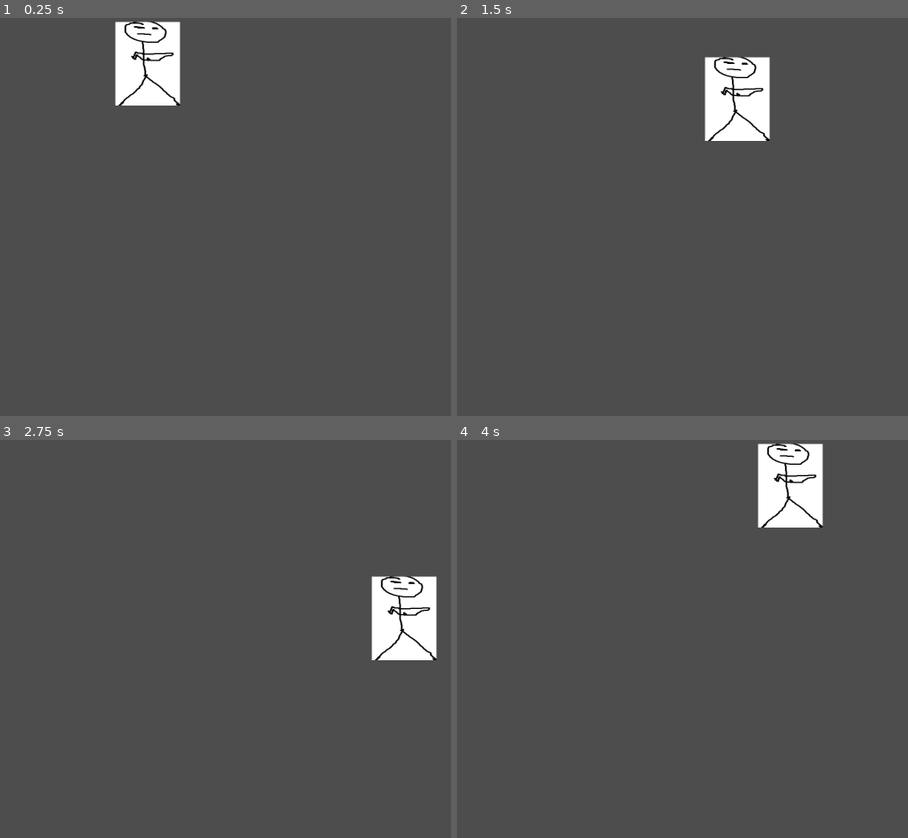
Above: before the commit, frames 1-4 (two rows, left to right).
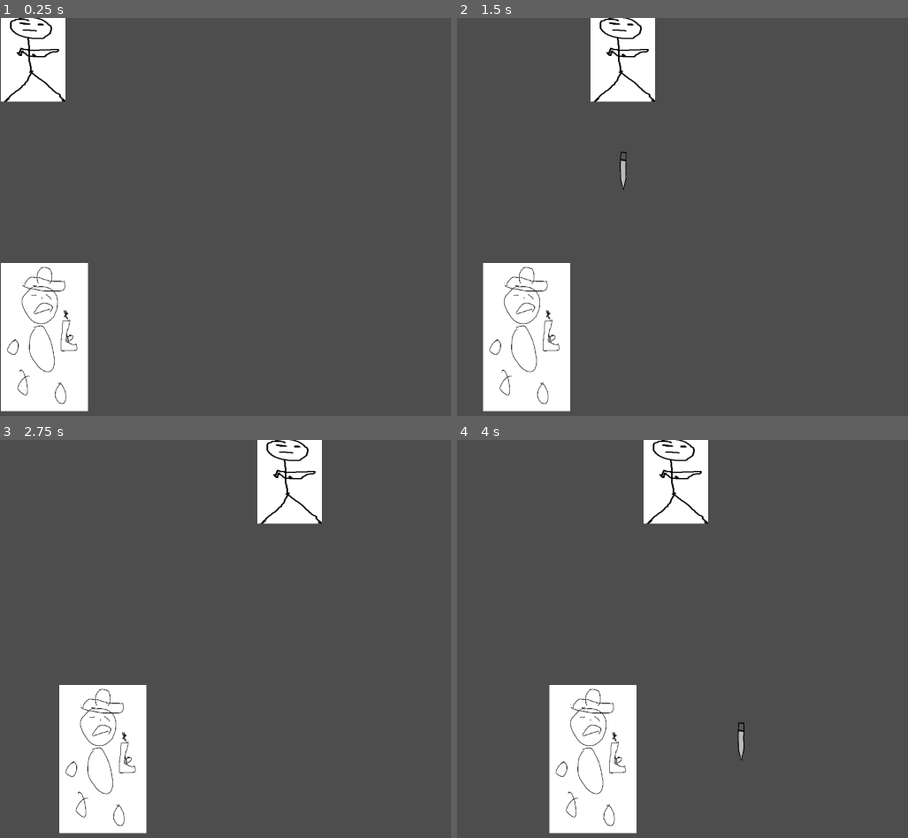
Above: after the commit, the same moments.

Repository: NihalBAnand/LD54
Game: Godot game, scene res://Scenes/shooter.tscn
Two runs of this game, one before a commit and one after it. Both use one fixed random seed, a clock stepped at 60 frames per second and the inputs below.
Inputs:
- Up to frame 1 (0.25 s): no input
- Up to frame 2 (1.5 s): tap Enter at 0.5 s; hold D (player_right) 0.53-1.28 s; tap Space (shoot, bound only after the commit) at 0.6, 1.35 s; hold S (player_down, bound only before the commit) from 1.28 s (still down)
- Up to frame 3 (2.75 s): release S (player_down, bound only before the commit) at 2.03 s; hold D (player_right) from 2.03 s (still down); tap Space (shoot, bound only after the commit) at 2.1 s
- Up to frame 4 (4 s): release D (player_right) at 2.78 s; hold W (player_up, bound only before the commit) 2.78-3.53 s; tap Space (shoot, bound only after the commit) at 2.85, 3.6 s; hold A (player_left) from 3.53 s (still down)

The runs differ from the first frame. In frame 1, 13% of the frame differs, in the area x 0-40%, y 0-99%; in frame 2, 13%; in frame 3, 13%; in frame 4, 13%, in the area x 20-82%, y 0-99%.

Commit message:
AHHHH
added a player and someone that shoots at him took me wayy to long to do this

Diff:
--- a/Scenes/shooter.tscn
+++ b/Scenes/shooter.tscn
@@ -1,23 +1,12 @@
-[gd_scene load_steps=4 format=3 uid="uid://bbshkf5t58wgq"]
+[gd_scene load_steps=3 format=3 uid="uid://bbshkf5t58wgq"]
 
-[ext_resource type="Script" path="res://assets/scripts/Player.gd" id="1_8hopx"]
-[ext_resource type="Texture2D" uid="uid://ddehix4gg4cn3" path="res://assets/programmerArt/MC.png" id="2_ytjbo"]
-
-[sub_resource type="RectangleShape2D" id="RectangleShape2D_pa474"]
-size = Vector2(118, 208)
+[ext_resource type="PackedScene" uid="uid://ysb5lvfag6hn" path="res://assets/prefabs/player.tscn" id="1_5kjdu"]
+[ext_resource type="PackedScene" uid="uid://5owr73mr7mac" path="res://assets/prefabs/baseEnemy.tscn" id="2_0vkvn"]
 
 [node name="shooter" type="Node2D"]
 
-[node name="Player" type="CharacterBody2D" parent="."]
-scale = Vector2(1.21926, 0.896552)
-motion_mode = 1
-platform_on_leave = 2
-script = ExtResource("1_8hopx")
+[node name="Player" parent="." instance=ExtResource("1_5kjdu")]
+position = Vector2(2, 0)
 
-[node name="Mc" type="Sprite2D" parent="Player"]
-position = Vector2(274, 115)
-texture = ExtResource("2_ytjbo")
-
-[node name="CollisionShape2D" type="CollisionShape2D" parent="Player"]
-position = Vector2(274, 115)
-shape = SubResource("RectangleShape2D_pa474")
+[node name="baseEnemy" parent="." instance=ExtResource("2_0vkvn")]
+position = Vector2(1, 556)
--- /dev/null
+++ b/assets/prefabs/baseEnemy.gd
@@ -0,0 +1,29 @@
+extends CharacterBody2D
+
+
+@export var enemyBullet: PackedScene
+@onready var spawn_point: Marker2D = $enemyBullletSpawn
+
+const speed = 1
+@export var player: PackedScene
+
+
+func _physics_process(delta):
+	if  get_parent().get_node("Player").global_position.x> self.global_position.x:
+		self.position.x += speed
+	elif get_parent().get_node("Player").global_position.x < self.global_position.x:
+		self.position.x -= speed
+
+	#print("fkjadsfjdskjafjkl")
+
+	move_and_slide()
+
+
+func _on_shoot_timer_timeout():
+	shoot() # Replace with function body.
+
+
+func shoot():
+	var b: enemyBullet = enemyBullet.instantiate()
+	owner.add_child(b)
+	b.transform = spawn_point.global_transform
--- /dev/null
+++ b/assets/prefabs/baseEnemy.tscn
@@ -0,0 +1,32 @@
+[gd_scene load_steps=6 format=3 uid="uid://5owr73mr7mac"]
+
+[ext_resource type="Texture2D" uid="uid://brcucc0wyears" path="res://assets/programmerArt/enemy.png" id="1_3pg58"]
+[ext_resource type="Script" path="res://assets/prefabs/baseEnemy.gd" id="1_cw5j7"]
+[ext_resource type="PackedScene" uid="uid://fshixd7b406w" path="res://assets/prefabs/enemyBullet.tscn" id="2_hm1yb"]
+[ext_resource type="PackedScene" uid="uid://ysb5lvfag6hn" path="res://assets/prefabs/player.tscn" id="2_y2206"]
+
+[sub_resource type="RectangleShape2D" id="RectangleShape2D_wj2rt"]
+size = Vector2(195, 332)
+
+[node name="baseEnemy" type="CharacterBody2D"]
+position = Vector2(1, 0)
+script = ExtResource("1_cw5j7")
+enemyBullet = ExtResource("2_hm1yb")
+player = ExtResource("2_y2206")
+
+[node name="Sprite2D" type="Sprite2D" parent="."]
+position = Vector2(99, 166)
+texture = ExtResource("1_3pg58")
+
+[node name="CollisionShape2D" type="CollisionShape2D" parent="."]
+position = Vector2(98.5, 168)
+shape = SubResource("RectangleShape2D_wj2rt")
+
+[node name="shootTimer" type="Timer" parent="."]
+wait_time = 3.0
+autostart = true
+
+[node name="enemyBullletSpawn" type="Marker2D" parent="."]
+position = Vector2(87, -1)
+
+[connection signal="timeout" from="shootTimer" to="." method="_on_shoot_timer_timeout"]
--- /dev/null
+++ b/assets/prefabs/bullet.gd
@@ -0,0 +1,17 @@
+extends Area2D
+class_name bullet
+
+var speed: float = 25.0
+
+
+# Called when the node enters the scene tree for the first time.
+func _ready():
+	pass # Replace with function body.
+
+
+# Called every frame. 'delta' is the elapsed time since the previous frame.
+func _physics_process(delta):
+	position += transform.y*speed
+
+func _on_Bullet_body_entered(body):
+	queue_free()
--- /dev/null
+++ b/assets/prefabs/enemyBullet.gd
@@ -0,0 +1,17 @@
+extends Area2D
+class_name enemyBullet
+
+var speed: float = 25.0
+
+
+# Called when the node enters the scene tree for the first time.
+func _ready():
+	pass # Replace with function body.
+
+
+# Called every frame. 'delta' is the elapsed time since the previous frame.
+func _physics_process(delta):
+	position -= transform.y*speed
+
+func _on_Bullet_body_entered(body):
+	queue_free()
--- /dev/null
+++ b/assets/prefabs/enemyBullet.tscn
@@ -0,0 +1,21 @@
+[gd_scene load_steps=4 format=3 uid="uid://fshixd7b406w"]
+
+[ext_resource type="Script" path="res://assets/prefabs/enemyBullet.gd" id="1_5r3wa"]
+[ext_resource type="Texture2D" uid="uid://bt77mq53fq2gi" path="res://assets/Art/Bullet.png" id="2_wurk1"]
+
+[sub_resource type="RectangleShape2D" id="RectangleShape2D_nuwia"]
+size = Vector2(98, 12)
+
+[node name="enemybullet" type="Area2D"]
+scale = Vector2(0.25, 0.25)
+script = ExtResource("1_5r3wa")
+
+[node name="Sprite2D" type="Sprite2D" parent="."]
+rotation = -1.5708
+scale = Vector2(0.652174, 0.267241)
+texture = ExtResource("2_wurk1")
+
+[node name="CollisionShape2D" type="CollisionShape2D" parent="."]
+position = Vector2(-1, 0)
+rotation = 1.5708
+shape = SubResource("RectangleShape2D_nuwia")
--- /dev/null
+++ b/assets/prefabs/player.tscn
@@ -0,0 +1,26 @@
+[gd_scene load_steps=5 format=3 uid="uid://ysb5lvfag6hn"]
+
+[ext_resource type="Script" path="res://assets/scripts/Player.gd" id="1_wj670"]
+[ext_resource type="PackedScene" uid="uid://cc1ersljl27lj" path="res://assets/prefabs/playerBullet.tscn" id="2_plsr5"]
+[ext_resource type="Texture2D" uid="uid://ddehix4gg4cn3" path="res://assets/programmerArt/MC.png" id="3_q63w1"]
+
+[sub_resource type="RectangleShape2D" id="RectangleShape2D_pa474"]
+size = Vector2(118, 208)
+
+[node name="Player" type="CharacterBody2D"]
+scale = Vector2(1.21926, 0.896552)
+motion_mode = 1
+platform_on_leave = 2
+script = ExtResource("1_wj670")
+bullet = ExtResource("2_plsr5")
+
+[node name="Mc" type="Sprite2D" parent="."]
+position = Vector2(60, 105.5)
+texture = ExtResource("3_q63w1")
+
+[node name="CollisionShape2D" type="CollisionShape2D" parent="."]
+position = Vector2(60, 105.5)
+shape = SubResource("RectangleShape2D_pa474")
+
+[node name="BulletSpawn" type="Marker2D" parent="."]
+position = Vector2(60.757, 211.346)
--- /dev/null
+++ b/assets/prefabs/playerBullet.tscn
@@ -0,0 +1,21 @@
+[gd_scene load_steps=4 format=3 uid="uid://cc1ersljl27lj"]
+
+[ext_resource type="Script" path="res://assets/prefabs/bullet.gd" id="1_oncu3"]
+[ext_resource type="Texture2D" uid="uid://bt77mq53fq2gi" path="res://assets/Art/Bullet.png" id="2_p84tj"]
+
+[sub_resource type="RectangleShape2D" id="RectangleShape2D_nuwia"]
+size = Vector2(98, 12)
+
+[node name="bullet" type="Area2D"]
+scale = Vector2(0.25, 0.25)
+script = ExtResource("1_oncu3")
+
+[node name="Sprite2D" type="Sprite2D" parent="."]
+rotation = 1.5708
+scale = Vector2(0.652174, 0.267241)
+texture = ExtResource("2_p84tj")
+
+[node name="CollisionShape2D" type="CollisionShape2D" parent="."]
+position = Vector2(-1, 0)
+rotation = 1.5708
+shape = SubResource("RectangleShape2D_nuwia")
--- a/assets/scripts/Player.gd
+++ b/assets/scripts/Player.gd
@@ -1,6 +1,10 @@
 extends CharacterBody2D
 
+class_name player
+
 @export var speed = 400
+@export var bullet: PackedScene
+@onready var spawn_point: Marker2D = $BulletSpawn
 
 func get_input():
 	var input_direction = Input.get_vector("player_left", "player_right", "player_up", "player_down")
@@ -10,3 +14,10 @@
 func _physics_process(delta):
 	get_input()
 	move_and_slide()
+	if Input.is_action_just_pressed("shoot"): shoot()
+
+
+func shoot():
+	var b: bullet = bullet.instantiate()
+	owner.add_child(b)
+	b.transform = spawn_point.global_transform
--- a/project.godot
+++ b/project.godot
@@ -25,15 +25,11 @@
 
 player_up={
 "deadzone": 0.5,
-"events": [Object(InputEventKey,"resource_local_to_scene":false,"resource_name":"","device":-1,"window_id":0,"alt_pressed":false,"shift_pressed":false,"ctrl_pressed":false,"meta_pressed":false,"pressed":false,"keycode":0,"physical_keycode":87,"key_label":0,"unicode":119,"echo":false,"script":null)
-, Object(InputEventKey,"resource_local_to_scene":false,"resource_name":"","device":-1,"window_id":0,"alt_pressed":false,"shift_pressed":false,"ctrl_pressed":false,"meta_pressed":false,"pressed":false,"keycode":0,"physical_keycode":4194320,"key_label":0,"unicode":0,"echo":false,"script":null)
-]
+"events": []
 }
 player_down={
 "deadzone": 0.5,
-"events": [Object(InputEventKey,"resource_local_to_scene":false,"resource_name":"","device":-1,"window_id":0,"alt_pressed":false,"shift_pressed":false,"ctrl_pressed":false,"meta_pressed":false,"pressed":false,"keycode":0,"physical_keycode":83,"key_label":0,"unicode":115,"echo":false,"script":null)
-, Object(InputEventKey,"resource_local_to_scene":false,"resource_name":"","device":-1,"window_id":0,"alt_pressed":false,"shift_pressed":false,"ctrl_pressed":false,"meta_pressed":false,"pressed":false,"keycode":0,"physical_keycode":4194322,"key_label":0,"unicode":0,"echo":false,"script":null)
-]
+"events": []
 }
 player_left={
 "deadzone": 0.5,
@@ -47,6 +43,11 @@
 , Object(InputEventKey,"resource_local_to_scene":false,"resource_name":"","device":-1,"window_id":0,"alt_pressed":false,"shift_pressed":false,"ctrl_pressed":false,"meta_pressed":false,"pressed":false,"keycode":0,"physical_keycode":4194321,"key_label":0,"unicode":0,"echo":false,"script":null)
 ]
 }
+shoot={
+"deadzone": 0.5,
+"events": [Object(InputEventKey,"resource_local_to_scene":false,"resource_name":"","device":-1,"window_id":0,"alt_pressed":false,"shift_pressed":false,"ctrl_pressed":false,"meta_pressed":false,"pressed":false,"keycode":0,"physical_keycode":32,"key_label":0,"unicode":32,"echo":false,"script":null)
+]
+}
 
 [rendering]
 
Binary file added: assets/Art/Bullet.png
Not shown, added: assets/Art/Bullet.png.import
Binary file added: assets/programmerArt/enemy.png
Not shown, added: assets/programmerArt/enemy.png.import
Not shown, added: Scenes/sho3237.tmp
Not shown, added: Scenes/sho582D.tmp
Not shown, added: assets/prefabs/pla3BDA.tmp
Not shown, added: assets/prefabs/pla3D88.tmp
Not shown, added: assets/prefabs/pla492B.tmp
Not shown, added: assets/prefabs/pla7B20.tmp
Not shown, added: assets/prefabs/pla7C5A.tmp
Not shown, added: assets/prefabs/plaDF75.tmp
(and 2 more such lines)
